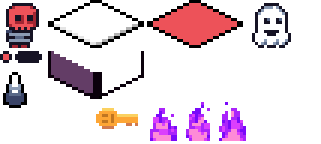
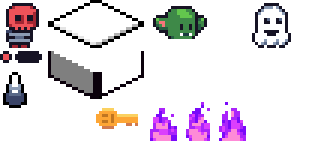
Two versions of the same layered image (321x144). Layer-by-layer changes:
added layer "Layer 7" above "Block Left" over [150, 3, 210, 42]
"Block Left": opacity 80% → 50%, painted on it over [51, 51, 93, 93]
hid "Red Tile" over [147, 0, 243, 48]
